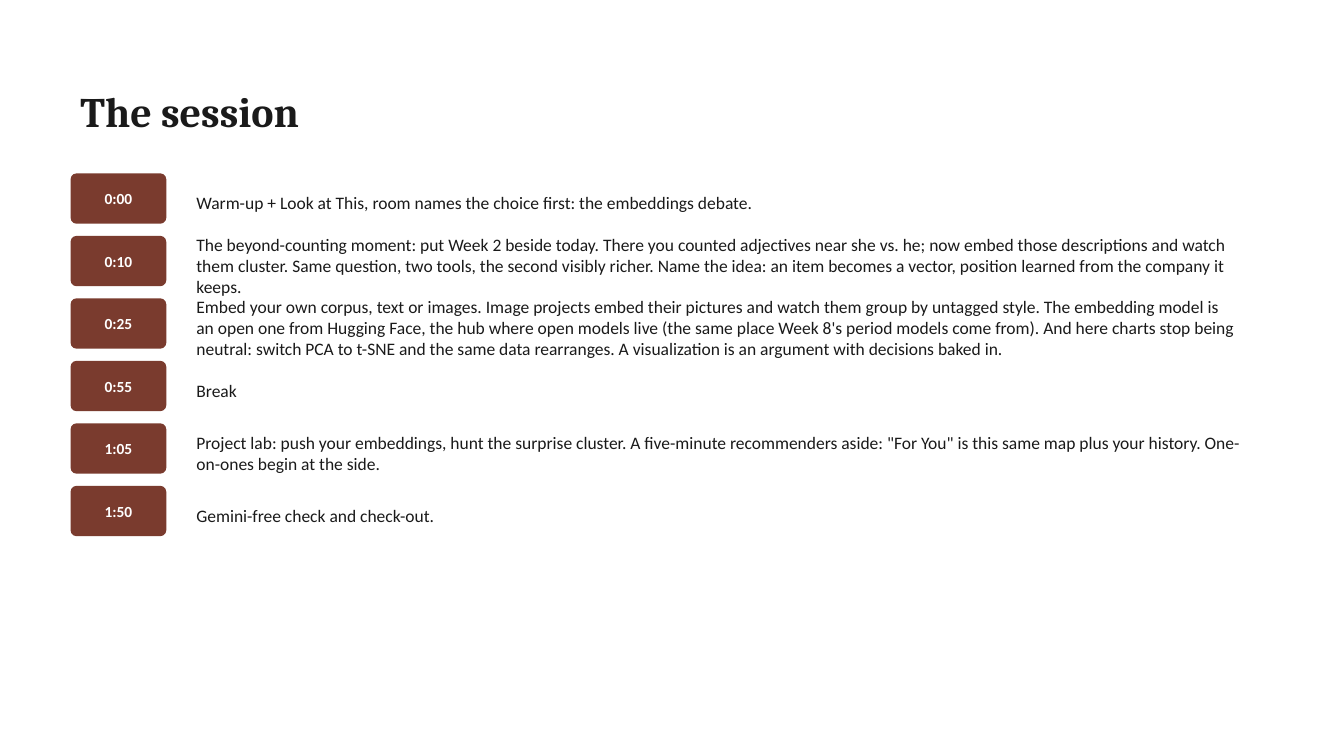
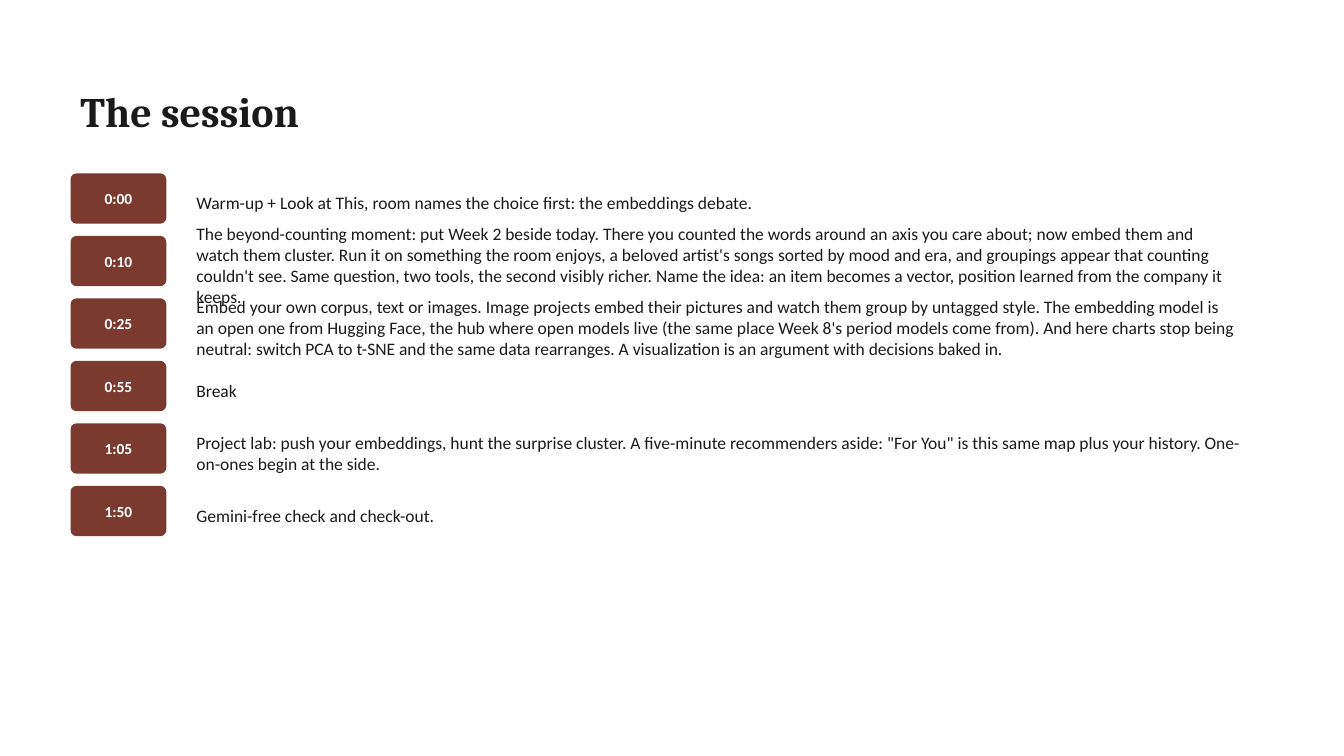
Before and after one commit to lucianli123/culture-as-data-2026, a slide deck: slide 5 of slides/pptx/week-05.pptx. Drawn at 1344x756 pixels with LibreOffice and Linux fonts; fonts in the diff are those of the drawing. Boxes give left, top, right and bottom in pixels: in the first picture for what was removed or moved away, otherwise in the second. Text is boxed around its words. In the diff, an @@ line names an element or a change of style, - is before the commit and + after.

```diff
--- a/slides/pptx/week-05.pptx
+++ b/slides/pptx/week-05.pptx
@@ text at (x1=196, y1=228, x2=1222, y2=308): text changed @@
-The beyond-counting moment: put Week 2 beside today. There you counted adjectives near she vs. he; now embed those descriptions and watch them cluster. Same question, two tools, the second visibly richer. Name the idea: an item becomes a vector, position learned from the company it keeps.
+The beyond-counting moment: put Week 2 beside today. There you counted the words around an axis you care about; now embed them and watch them cluster. Run it on something the room enjoys, a beloved artist's songs sorted by mood and era, and groupings appear that counting couldn't see. Same question, two tools, the second visibly richer. Name the idea: an item becomes a vector, position learned from the company it keeps.
```
Also in this commit, not shown: 4 other slides changed, 50 other files.
